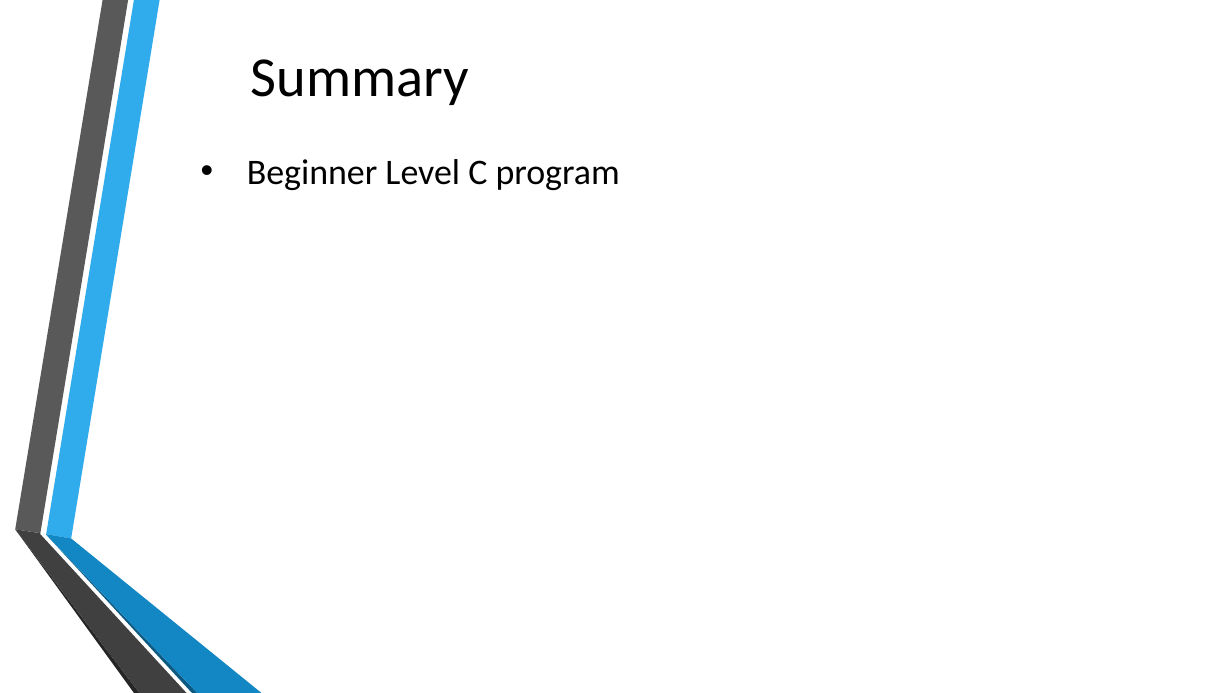
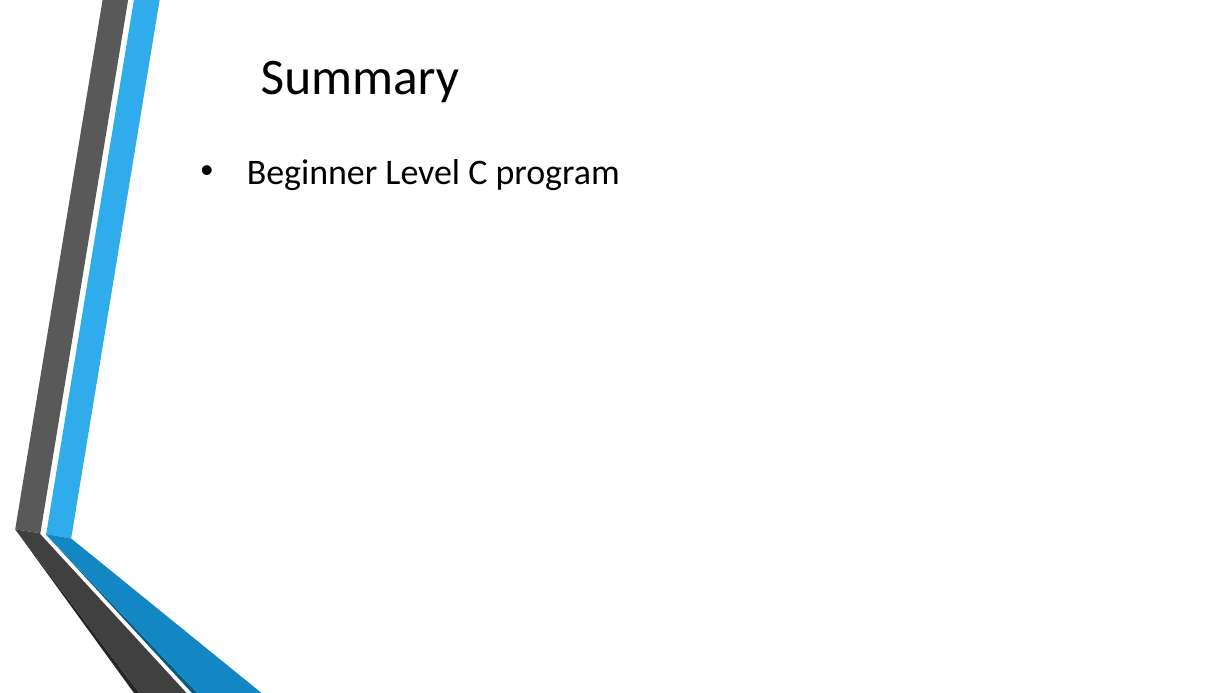
Before and after one commit to 10Rajin/Presentation, a slide deck: slide 3 of Banking Management System.pptx. Drawn at 1232x693 pixels with LibreOffice and Linux fonts; fonts in the diff are those of the drawing; background and template pictures are left out. Boxes give left, top, right and bottom in pixels: in the first picture for what was removed or moved away, otherwise in the second. Text is boxed around its words. In the diff, an @@ line names an element or a change of style, - is before the commit and + after.

```diff
--- a/Banking Management System.pptx
+++ b/Banking Management System.pptx
@@ title "Summary" at [261, 60, 459, 103]: size 44 to 40 pt @@
```
Also in this commit, not shown: 5 other slides changed.
